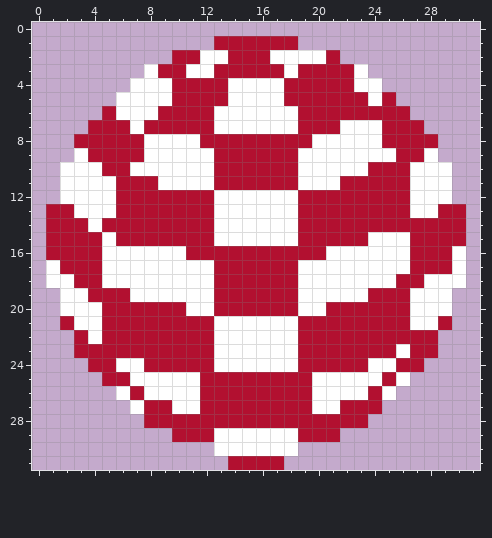
A pixel-art file gets an edit: aseprite/amiga32.aseprite. The picture above was drawn from the file before the commit.
32x32 pixels, 1 frame.
Now the later version:
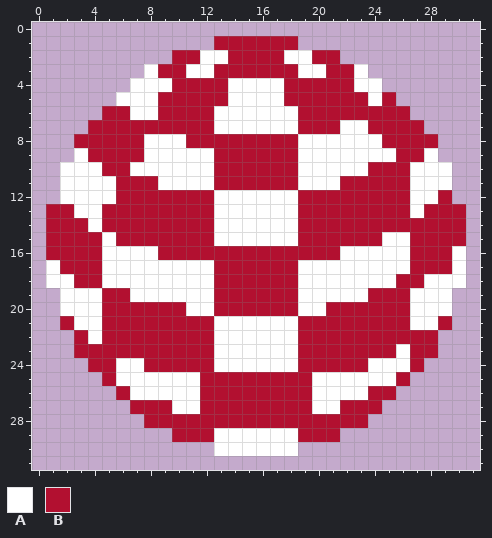
Palette (. is transparent): A #ffffff  B #b21030
Commit: 25.02.2026 new ms-dos32, nicer amiga23
From old to new:
Changed rows in their new state; - is an unchanged pixel.
first column x 6:
 2 -----------B--B----
 3 ------------BAA----
 5 ---B---------------
 6 B------------------
 7 -B----------------B
 8 -----B-------A-----
first column x 4:
12 -------------------------B
13 -B----------------------B-
15 --------------------B-----
16 -----BB----------B--------
19 A-------------------------
first column x 6:
24 --------------------A
25 A------------------AB
26 BA-----------------B-
27 -B-------------------
first column x 14:
31 ....
